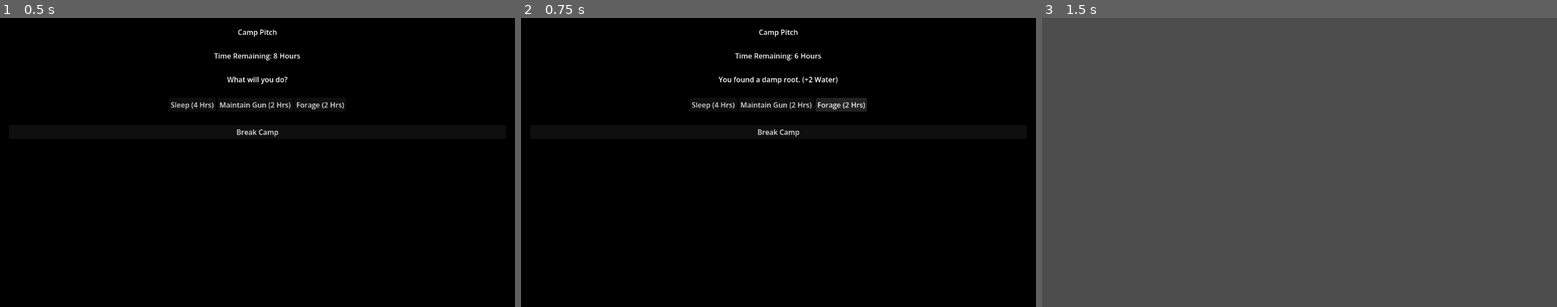
Above: before the commit, frames 1-3 (left to right).
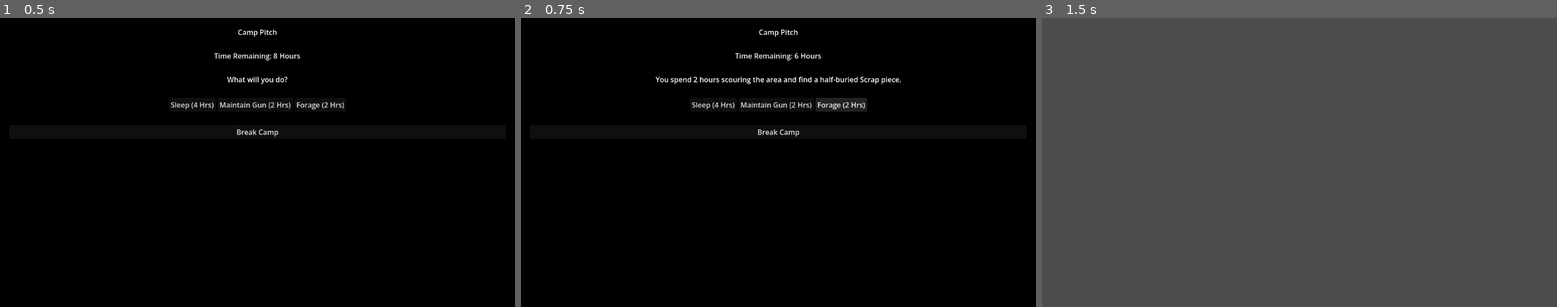
Above: after the commit, the same moments.

Repository: JoelSpicer/Across-The-Desert
Game: Godot game, scene res://Scene/CampPhase.tscn
The game is run twice, just before and just after one commit, with the same random seed, the same clock (stepped at 60 frames per second) and the same inputs. This scene is started directly instead of the project's main scene.
Inputs:
- Up to frame 1 (0.5 s): no input
- Up to frame 2 (0.75 s): click "Forage (2 Hrs)" at 0.5 s
- Up to frame 3 (1.5 s): click "Break Camp" at 1.25 s

Frame 1 is identical in both runs. In frame 2, 0.6% of the frame differs, in the area x 26-74%, y 20-23%; in frame 3, nothing differs.

Commit message:
foraging update

Diff:
--- a/Scene/CampPhase.tscn
+++ b/Scene/CampPhase.tscn
@@ -57,6 +57,7 @@
 text = "Maintain Gun (2 Hrs)"
 
 [node name="BtnForage" type="Button" parent="MarginContainer/VBoxContainer/HBoxContainer" unique_id=1953506301]
+unique_name_in_owner = true
 layout_mode = 2
 text = "Forage (2 Hrs)"
 
--- a/Scripts/CampPhase.gd
+++ b/Scripts/CampPhase.gd
@@ -3,6 +3,42 @@
 var max_hours: int = 8
 var current_hours: int = 8
 var hours_spent: int = 0
+
+# ------------------------------------------------------------------------
+# SCAVENGING LOOT TABLES
+# Each biome has an array of possible drops.
+# 'weight' determines how likely it is to roll (higher = more common).
+# 'type' tells the script which GameState variable to modify.
+# ------------------------------------------------------------------------
+var biome_loot_tables = {
+	"ruins": [
+		{"type": "ammo", "amount": 2, "weight": 40, "name": "a handful of bullets"},
+		{"type": "item", "amount": 1, "weight": 20, "name": "a sterile Bandage", "item_id": "Bandage"},
+		{"type": "item", "amount": 1, "weight": 10, "name": "a tin of Gun Oil", "item_id": "Oil"},
+		{"type": "nothing", "amount": 0, "weight": 30, "name": "nothing but rust and dust"}
+	],
+	"scrubland": [
+		{"type": "water", "amount": 15, "weight": 50, "name": "some muddy but drinkable water"},
+		{"type": "food", "amount": 1, "weight": 30, "name": "some edible root vegetables"},
+		{"type": "item", "amount": 1, "weight": 10, "name": "some medicinal leaves", "item_id": "Bandage"},
+		{"type": "nothing", "amount": 0, "weight": 10, "name": "only dried twigs"}
+	],
+	"canyons": [
+		{"type": "water", "amount": 10, "weight": 30, "name": "rainwater pooled in the rocks"},
+		{"type": "ammo", "amount": 1, "weight": 20, "name": "a dropped shell casing"},
+		{"type": "item", "amount": 1, "weight": 20, "name": "an old scavenger's Map", "item_id": "Map"},
+		{"type": "nothing", "amount": 0, "weight": 30, "name": "nothing but shadows"}
+	],
+	"flats": [
+		{"type": "nothing", "amount": 0, "weight": 70, "name": "absolutely nothing in the salt"},
+		{"type": "ammo", "amount": 1, "weight": 30, "name": "a bullet buried in the crust"}
+	],
+	"dunes": [
+		{"type": "nothing", "amount": 0, "weight": 60, "name": "only endless, shifting sand"},
+		{"type": "item", "amount": 1, "weight": 25, "name": "a half-buried Scrap piece", "item_id": "Scrap"},
+		{"type": "water", "amount": 5, "weight": 15, "name": "condensation from a deep dig"}
+	]
+}
 
 @onready var label_hours = $MarginContainer/VBoxContainer/HoursLabel
 @onready var label_log = $MarginContainer/VBoxContainer/LogLabel
@@ -46,25 +82,69 @@
 	else:
 		label_log.text = "Not enough time to maintain your gun."
 
+# ------------------------------------------------------------------------
+# SCAVENGE / FORAGE LOGIC
+# Allows the player to search the immediate area, drawing from biome-specific tables.
+# ------------------------------------------------------------------------
 func _on_forage_pressed():
 	if current_hours >= 2:
 		current_hours -= 2
 		hours_spent += 2
 
-		# Simple 50/50 probability check
-		if randf() > 0.5:
-			GameState.modify_water(2)
-			label_log.text = "You found a damp root. (+2 Water)"
-		else:
-			label_log.text = "You found nothing but dust."
+		# Scavenging takes energy, costing the player some Grit.
+		# Note: You are also already losing Gap distance when you break camp based on hours_spent.
+		GameState.modify_grit(-1)
 
+		var current_biome = GameState.current_biome.to_lower()
+
+		# Fallback just in case the biome string isn't perfectly matched
+		if not biome_loot_tables.has(current_biome):
+			current_biome = "flats"
+
+		var possible_loot = biome_loot_tables[current_biome]
+		var total_weight = 0
+
+		# 1. Calculate the total weight of the biome's loot pool
+		for drop in possible_loot:
+			total_weight += drop["weight"]
+
+		# 2. Roll a random number within that total weight
+		var roll = randi() % total_weight
+		var current_weight = 0
+		var won_drop = null
+
+		# 3. Determine which item the roll landed on
+		for drop in possible_loot:
+			current_weight += drop["weight"]
+			if roll < current_weight:
+				won_drop = drop
+				break
+
+		# 4. Grant the reward based on the 'type' defined in the dictionary
+		if won_drop != null:
+			match won_drop["type"]:
+				"water":
+					GameState.modify_water(won_drop["amount"])
+				"ammo":
+					GameState.modify_ammo(won_drop["amount"])
+				"food":
+					GameState.modify_food(won_drop["amount"])
+				"item":
+					GameState.add_item(won_drop["item_id"])
+				"nothing":
+					pass # No stats to modify
+
+			# Update the camp feedback label to tell the player what they found
+			label_log.text = "You spend 2 hours scouring the area and find " + won_drop["name"] + "."
+
+		# Update the UI to reflect the newly lost hours
 		update_ui()
 	else:
 		label_log.text = "Not enough time to forage."
 
 func _on_break_camp_pressed():
 	# Calculate the Gap penalty. For example, 5 units of distance per hour spent.
-	var distance_lost = hours_spent * 5
+	var distance_lost = hours_spent * 2
 	GameState.modify_gap(distance_lost)
 
 	# The player rested, so the Exhaustion/Camp cycle resets.
